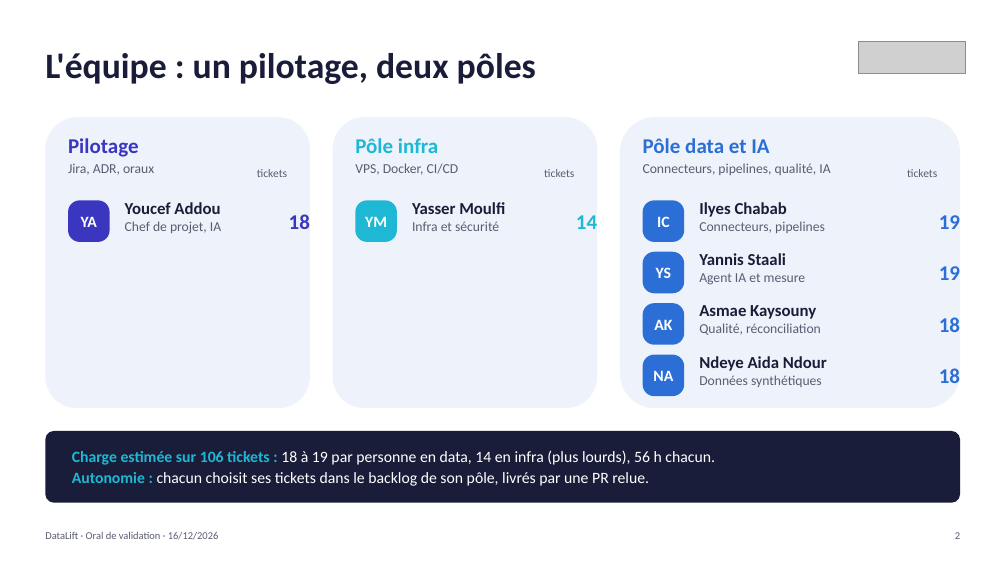
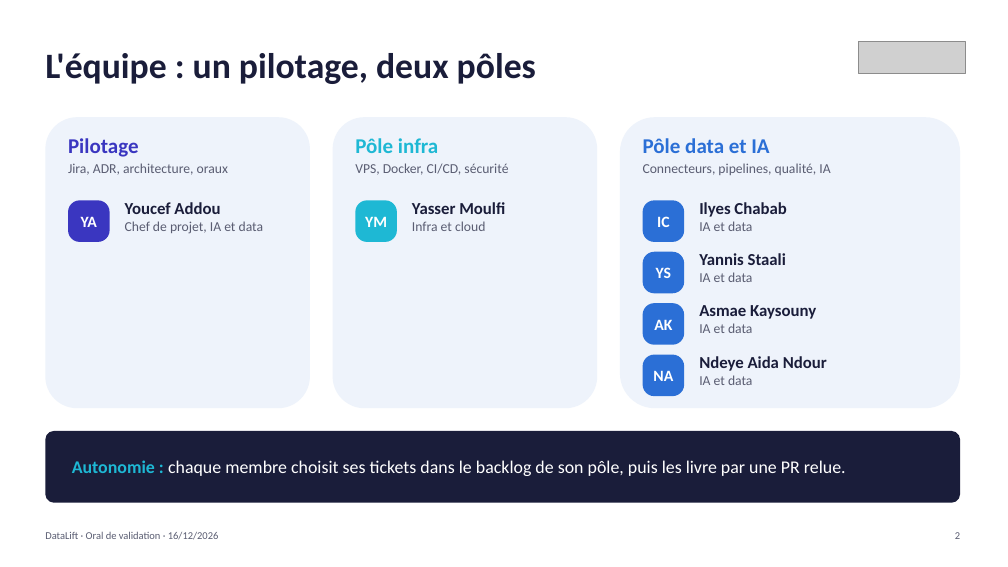
Before and after one commit to youcefaddou/datalift-modules, a slide deck: slide 2 of docs/oral/DataLift_oral_validation_16-12-2026.pptx. Drawn at 1008x567 pixels with LibreOffice and Linux fonts; fonts in the diff are those of the drawing; grey boxes stand for pictures. Boxes give left, top, right and bottom in pixels: in the first picture for what was removed or moved away, otherwise in the second. Text is boxed around its words. In the diff, an @@ line names an element or a change of style, - is before the commit and + after.

```diff
--- a/docs/oral/DataLift_oral_validation_16-12-2026.pptx
+++ b/docs/oral/DataLift_oral_validation_16-12-2026.pptx
@@ text at (68,163,228,175): text changed @@
-Jira, ADR, oraux
+Jira, ADR, architecture, oraux
@@ text removed at (257,169,287,177) @@
-tickets
@@ text at (355,163,508,175): text changed @@
-VPS, Docker, CI/CD
+VPS, Docker, CI/CD, sécurité
@@ text removed at (544,169,574,177) @@
-tickets
@@ text removed at (907,169,937,177) @@
-tickets
@@ text at (125,221,263,234): text changed @@
-Chef de projet, IA
+Chef de projet, IA et data
@@ text removed at (289,214,310,229) @@
-18
@@ text at (412,221,485,231): text changed @@
-Infra et sécurité
+Infra et cloud
@@ text removed at (576,215,597,229) @@
-14
@@ text at (699,221,753,231): text changed @@
-Connecteurs, pipelines
+IA et data
@@ text removed at (939,215,960,229) @@
-19
@@ text removed at (939,266,960,280) @@
-19
@@ text at (699,272,753,282): text changed @@
-Agent IA et mesure
+IA et data
@@ text at (699,323,753,333): text changed @@
-Qualité, réconciliation
+IA et data
@@ text removed at (939,317,960,332) @@
-18
@@ text at (699,375,753,385): text changed @@
-Données synthétiques
+IA et data
@@ text removed at (939,368,960,383) @@
-18
@@ text at (72,460,846,476): text changed; size 15 to 17 pt @@
-Charge estimée sur 106 tickets : 18 à 19 par personne en data, 14 en infra (plus lourds), 56 h chacun.
-Autonomie : chacun choisit ses tickets dans le backlog de son pôle, livrés par une PR relue.
+Autonomie : chaque membre choisit ses tickets dans le backlog de son pôle, puis les livre par une PR relue.
```
Also in this commit, not shown: 10 other slides changed, 1 slide removed.
